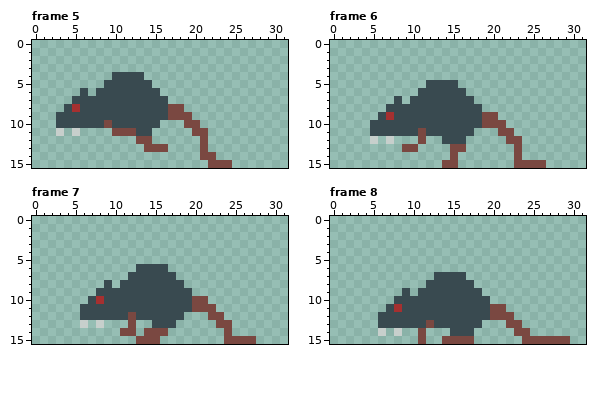
Pixel-art file, stored at aseprite/rat_move.aseprite. Above is the file before it was changed.
32x16 pixels, 8 frames. Shown: frame 5, frame 6, frame 7, frame 8. The commit also changed other frames, which this record leaves out.
Now the later version:
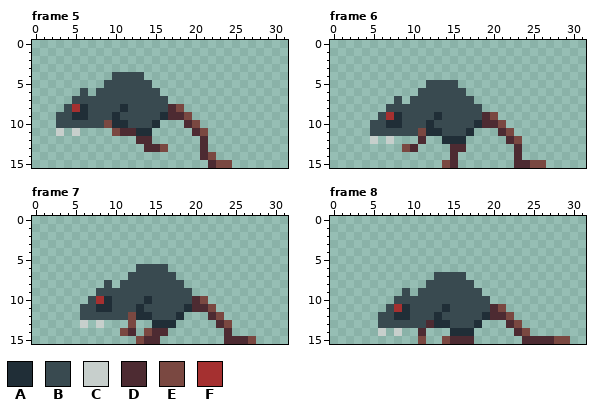
Palette (. is transparent): A #202e37  B #394a50  C #c7cfcc  D #4d2b32  E #7a4841  F #a53030
Difference:
Frame 5:
Colour B becomes colour A in row 8 at x 6 and 11; in row 9 at x 5 to 6, 10 and 16; in row 10 at x 10 to 11 and 15; in row 11 at x 13 to 14.
Colour E becomes colour D in row 8 at x 17; in row 9 at x 17 to 18; in row 10 at x 19; in row 11 at x 11 to 12 and 20; in row 12 at x 13 to 14 and 21; in row 13 at x 14 to 15 and 21.
Colour E becomes colour D in row 14 at x 21; in row 15 at x 22.
Frame 6:
Colour B becomes colour A in row 9 at x 8 and 13; in row 10 at x 7 to 8, 12 and 18; in row 11 at x 12 to 13 and 17; in row 12 at x 14 to 16.
Colour E becomes colour D in row 9 at x 19; in row 10 at x 19 to 20; in row 11 at x 21; in row 12 at x 11 and 22; in row 13 at x 10, 15 to 16 and 23; in row 14 at x 15 and 23.
Colour E becomes colour D in row 15 at x 15 and 23 to 24.
Frame 7:
Colour B becomes colour A in row 10 at x 9 and 14; in row 11 at x 8 to 9, 13 and 19; in row 12 at x 13 to 14 and 18; in row 13 at x 15 to 17.
Colour E becomes colour D in row 10 at x 20; in row 11 at x 20 to 21; in row 12 at x 22; in row 13 at x 23; in row 14 at x 12, 15 to 16 and 24; in row 15 at x 14 to 15 and 24 to 26.
Frame 8:
Colour B becomes colour A in row 11 at x 9 and 14; in row 12 at x 8 to 9, 13 and 19; in row 13 at x 13 to 14 and 18; in row 14 at x 15 to 17.
Colour E becomes colour D in row 11 at x 20; in row 12 at x 20 to 21; in row 13 at x 12 and 22; in row 14 at x 11 and 23; in row 15 at x 15 to 17 and 24 to 27.
Where, in picture pixels (left, top, right, bottom), the same in both pictures:
changed: (72, 104, 216, 168)
changed: (386, 112, 530, 168)
changed: (96, 296, 248, 344)
changed: (394, 304, 554, 344)
